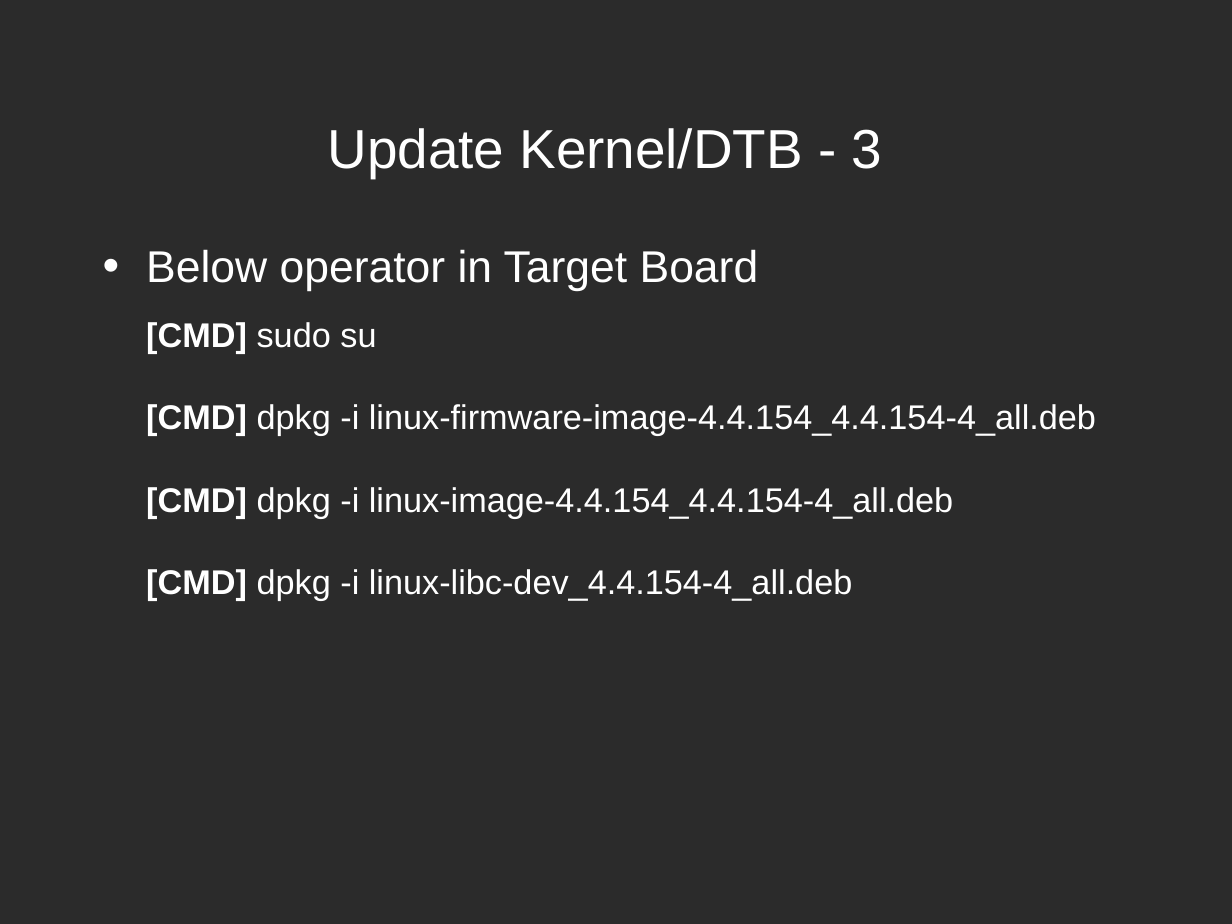
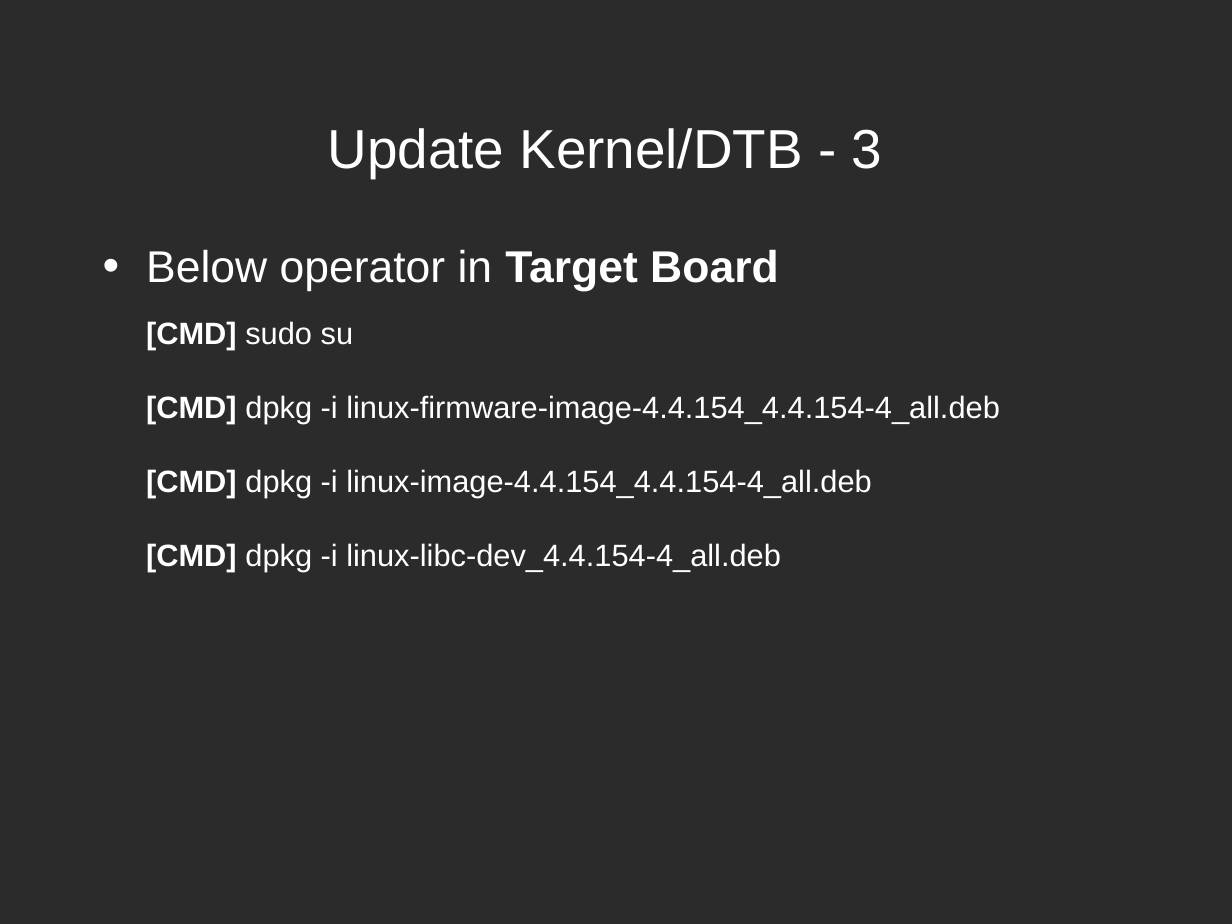
Before and after one commit to xlloss/embedded_linux_cadtc, a slide deck: slide 12 of linux_driver/present/1-concept/1-2_Rockpi.odp. Drawn at 1232x924 pixels with LibreOffice and Linux fonts; fonts in the diff are those of the drawing; background and template pictures are left out; a plain dark background stands for a picture behind light text. Boxes give left, top, right and bottom in pixels: in the first picture for what was removed or moved away, otherwise in the second. Text is boxed around its words. In the diff, an @@ line names an element or a change of style, - is before the commit and + after.

```diff
--- a/linux_driver/present/1-concept/1-2_Rockpi.odp
+++ b/linux_driver/present/1-concept/1-2_Rockpi.odp
@@ text "Below operator in Target Board" at box(146, 249, 1000, 571): bold on in "Target Board"; size 20 to 18 pt in "[CMD] sudo su [CMD] dpkg -i linux-firmware-image-4.4.154_4.4 ..." @@
```
Also in this commit, not shown: 5 other slides changed, 5 other files.
